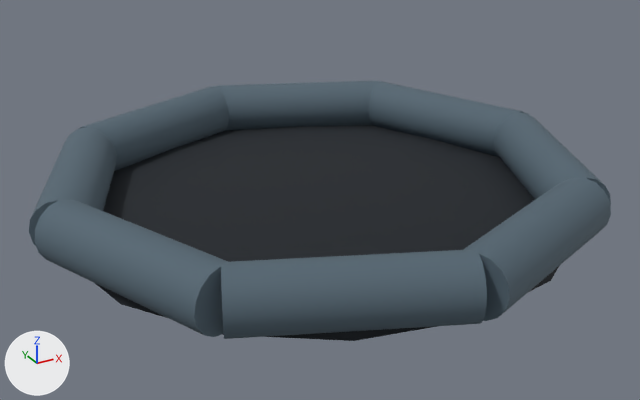
The glTF model Content.CMU/Resources/Models/CMU14/Garrison/CMU3DHiveXenoResinHole.glb, before and after one commit.
One viewpoint serves both versions: a 50 mm lens placed at (-0.342, -0.626, 0.336), pointed at (-0.003, -0.01, 0.028). Arrows for +X, +Y and +Z are at lower left; the lights stay in place. The older version comes first.

The scene before the commit, as lines of its bpy script (objects in view):
```python
ob_continuous_fleshy_rim = bpy.data.objects.new('continuous fleshy rim', me_solid_1)
ob_continuous_fleshy_rim.location = (0.1878, 0.0778, 0.045)
ob_continuous_fleshy_rim.rotation_euler = (0.0, 0.0, 1.963)  # degrees (0, 0, 112)
ob_continuous_fleshy_rim.scale = (0.168, 0.05, 0.05)
ob_continuous_fleshy_rim_001 = bpy.data.objects.new('continuous fleshy rim.001', me_solid_1)
ob_continuous_fleshy_rim_001.location = (0.0778, 0.1878, 0.045)
ob_continuous_fleshy_rim_001.rotation_euler = (0.0, 0.0, 2.749)  # degrees (0, 0, 158)
ob_continuous_fleshy_rim_001.scale = (0.168, 0.05, 0.05)
ob_continuous_fleshy_rim_002 = bpy.data.objects.new('continuous fleshy rim.002', me_solid_1)
ob_continuous_fleshy_rim_002.location = (-0.0778, 0.1878, 0.045)
ob_continuous_fleshy_rim_002.rotation_euler = (0.0, 0.0, -2.749)  # degrees (0, 0, -158)
ob_continuous_fleshy_rim_002.scale = (0.168, 0.05, 0.05)
ob_continuous_fleshy_rim_003 = bpy.data.objects.new('continuous fleshy rim.003', me_solid_1)
ob_continuous_fleshy_rim_003.location = (-0.1878, 0.0778, 0.045)
ob_continuous_fleshy_rim_003.rotation_euler = (0.0, 0.0, -1.963)  # degrees (0, 0, -112)
ob_continuous_fleshy_rim_003.scale = (0.168, 0.05, 0.05)
ob_continuous_fleshy_rim_004 = bpy.data.objects.new('continuous fleshy rim.004', me_solid_1)
ob_continuous_fleshy_rim_004.location = (-0.1878, -0.0778, 0.045)
ob_continuous_fleshy_rim_004.rotation_euler = (0.0, 0.0, -1.178)  # degrees (0, 0, -67)
ob_continuous_fleshy_rim_004.scale = (0.168, 0.05, 0.05)
ob_continuous_fleshy_rim_005 = bpy.data.objects.new('continuous fleshy rim.005', me_solid_1)
ob_continuous_fleshy_rim_005.location = (-0.0778, -0.1878, 0.045)
ob_continuous_fleshy_rim_005.rotation_euler = (0.0, 0.0, -0.393)  # degrees (0, 0, -23)
ob_continuous_fleshy_rim_005.scale = (0.168, 0.05, 0.05)
ob_continuous_fleshy_rim_006 = bpy.data.objects.new('continuous fleshy rim.006', me_solid_1)
ob_continuous_fleshy_rim_006.location = (0.0778, -0.1878, 0.045)
ob_continuous_fleshy_rim_006.rotation_euler = (0.0, 0.0, 0.393)  # degrees (0, 0, 23)
ob_continuous_fleshy_rim_006.scale = (0.168, 0.05, 0.05)
ob_continuous_fleshy_rim_007 = bpy.data.objects.new('continuous fleshy rim.007', me_solid_1)
ob_continuous_fleshy_rim_007.location = (0.1878, -0.0778, 0.045)
ob_continuous_fleshy_rim_007.rotation_euler = (0.0, 0.0, 1.178)  # degrees (0, 0, 67)
ob_continuous_fleshy_rim_007.scale = (0.168, 0.05, 0.05)
ob_recessed_dark_entrance = bpy.data.objects.new('recessed dark entrance', me_solid_0)
ob_recessed_dark_entrance.location = (0.0, 0.0, 0.019)
ob_recessed_dark_entrance.scale = (0.44, 0.44, 0.038)
```
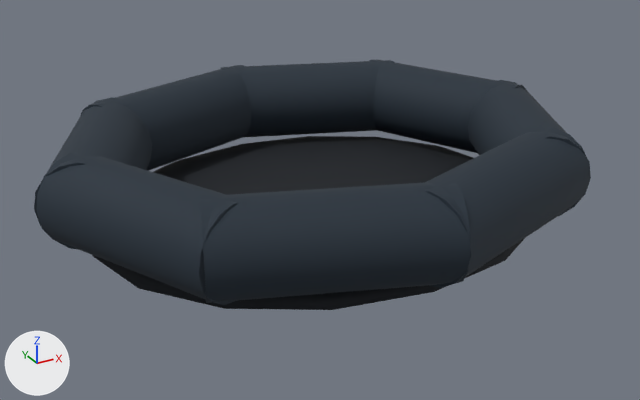
Changed parts and their boxes [x1, y1, x2, y2] in the pictures (640 x 400 px):
'recessed dark entrance', moved, rescaled (6% narrower, 19% shorter): before [95, 125, 558, 341]; after [92, 136, 525, 310]
'continuous fleshy rim.005', recoloured, moved, turned, rescaled: before [221, 250, 487, 339]; after [200, 182, 471, 303]
'continuous fleshy rim.004', recoloured, moved, turned, rescaled: before [35, 200, 228, 337]; after [37, 152, 238, 305]
'continuous fleshy rim.006', recoloured, moved, turned, rescaled: before [463, 177, 611, 321]; after [424, 127, 590, 288]
'continuous fleshy rim.002', recoloured, moved, rescaled (14% wider, 24% taller): before [79, 86, 229, 171]; after [80, 65, 251, 171]
'continuous fleshy rim.001', recoloured, moved, rescaled (10% wider, 56% taller): before [218, 81, 375, 130]; after [221, 60, 394, 137]
'continuous fleshy rim', recoloured, moved, turned, rescaled: before [369, 81, 524, 157]; after [369, 60, 526, 153]
'continuous fleshy rim.007', recoloured, moved, turned, rescaled: before [494, 112, 611, 206]; after [468, 80, 591, 216]
'continuous fleshy rim.003', recoloured, moved, turned, rescaled: before [29, 127, 117, 246]; after [34, 97, 152, 250]

The edits, one by one:
Material '#202D39' (mat_202d39) is new.
Its base color is (0.0144, 0.0262, 0.0409) (dark blue #202d39).
Its roughness is 0.82.
me_solid_1 has 36 vertices, 64 faces and spans x -0.5..0.5, y -0.5..0.5, z -0.5..0.5.
me_solid_1 no longer uses material mat_536571 (dark blue #536571).
me_solid_1 gains material mat_202d39 (dark blue #202d39).
Object 'recessed dark entrance' (ob_recessed_dark_entrance) moves from (0.0, 0.0, 0.019) to (0.0, 0.0, 0.018).
Object 'recessed dark entrance' (ob_recessed_dark_entrance) is rescaled from (0.44, 0.44, 0.038) to (0.4, 0.348, 0.034).
Object 'continuous fleshy rim' (ob_continuous_fleshy_rim) moves from (0.1878, 0.0778, 0.045) to (0.1707, 0.0615, 0.065).
Object 'continuous fleshy rim' (ob_continuous_fleshy_rim) turns from (0, 0, 112) to (0, 0, 115) degrees about x, y and z.
Object 'continuous fleshy rim' (ob_continuous_fleshy_rim) is rescaled from (0.168, 0.05, 0.05) to (0.161, 0.072, 0.072).
Object 'continuous fleshy rim.001' (ob_continuous_fleshy_rim_001) moves from (0.0778, 0.1878, 0.045) to (0.0707, 0.1485, 0.065).
Object 'continuous fleshy rim.001' (ob_continuous_fleshy_rim_001) is rescaled from (0.168, 0.05, 0.05) to (0.176, 0.072, 0.072).
Object 'continuous fleshy rim.002' (ob_continuous_fleshy_rim_002) moves from (-0.0778, 0.1878, 0.045) to (-0.0707, 0.1485, 0.065).
Object 'continuous fleshy rim.002' (ob_continuous_fleshy_rim_002) is rescaled from (0.168, 0.05, 0.05) to (0.176, 0.072, 0.072).
Object 'continuous fleshy rim.003' (ob_continuous_fleshy_rim_003) moves from (-0.1878, 0.0778, 0.045) to (-0.1707, 0.0615, 0.065).
Object 'continuous fleshy rim.003' (ob_continuous_fleshy_rim_003) turns from (0, 0, -112) to (0, 0, -115) degrees about x, y and z.
Object 'continuous fleshy rim.003' (ob_continuous_fleshy_rim_003) is rescaled from (0.168, 0.05, 0.05) to (0.161, 0.072, 0.072).
Object 'continuous fleshy rim.004' (ob_continuous_fleshy_rim_004) moves from (-0.1878, -0.0778, 0.045) to (-0.1707, -0.0615, 0.065).
Object 'continuous fleshy rim.004' (ob_continuous_fleshy_rim_004) turns from (0, 0, -67) to (0, 0, -65) degrees about x, y and z.
Object 'continuous fleshy rim.004' (ob_continuous_fleshy_rim_004) is rescaled from (0.168, 0.05, 0.05) to (0.161, 0.072, 0.072).
Object 'continuous fleshy rim.005' (ob_continuous_fleshy_rim_005) moves from (-0.0778, -0.1878, 0.045) to (-0.0707, -0.1485, 0.065).
Object 'continuous fleshy rim.005' (ob_continuous_fleshy_rim_005) turns from (0, 0, -23) to (0, 0, -20) degrees about x, y and z.
Object 'continuous fleshy rim.005' (ob_continuous_fleshy_rim_005) is rescaled from (0.168, 0.05, 0.05) to (0.176, 0.072, 0.072).
Object 'continuous fleshy rim.006' (ob_continuous_fleshy_rim_006) moves from (0.0778, -0.1878, 0.045) to (0.0707, -0.1485, 0.065).
Object 'continuous fleshy rim.006' (ob_continuous_fleshy_rim_006) turns from (0, 0, 23) to (0, 0, 20) degrees about x, y and z.
Object 'continuous fleshy rim.006' (ob_continuous_fleshy_rim_006) is rescaled from (0.168, 0.05, 0.05) to (0.176, 0.072, 0.072).
Object 'continuous fleshy rim.007' (ob_continuous_fleshy_rim_007) moves from (0.1878, -0.0778, 0.045) to (0.1707, -0.0615, 0.065).
Object 'continuous fleshy rim.007' (ob_continuous_fleshy_rim_007) turns from (0, 0, 67) to (0, 0, 65) degrees about x, y and z.
Object 'continuous fleshy rim.007' (ob_continuous_fleshy_rim_007) is rescaled from (0.168, 0.05, 0.05) to (0.161, 0.072, 0.072).
